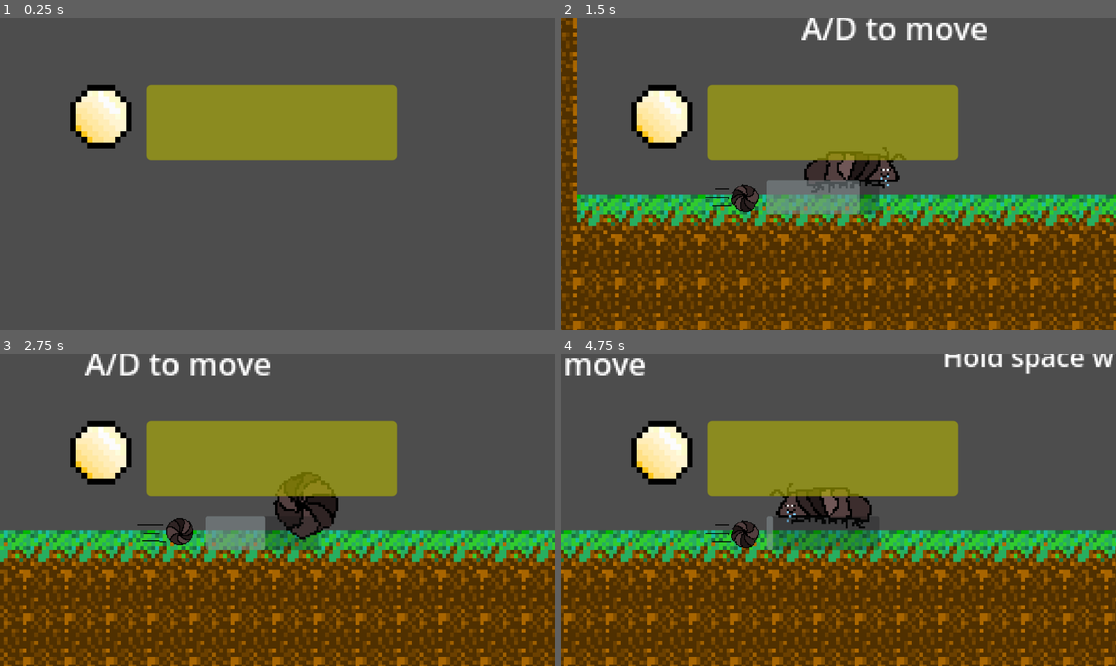
Above: before the commit, frames 1-4 (two rows, left to right).
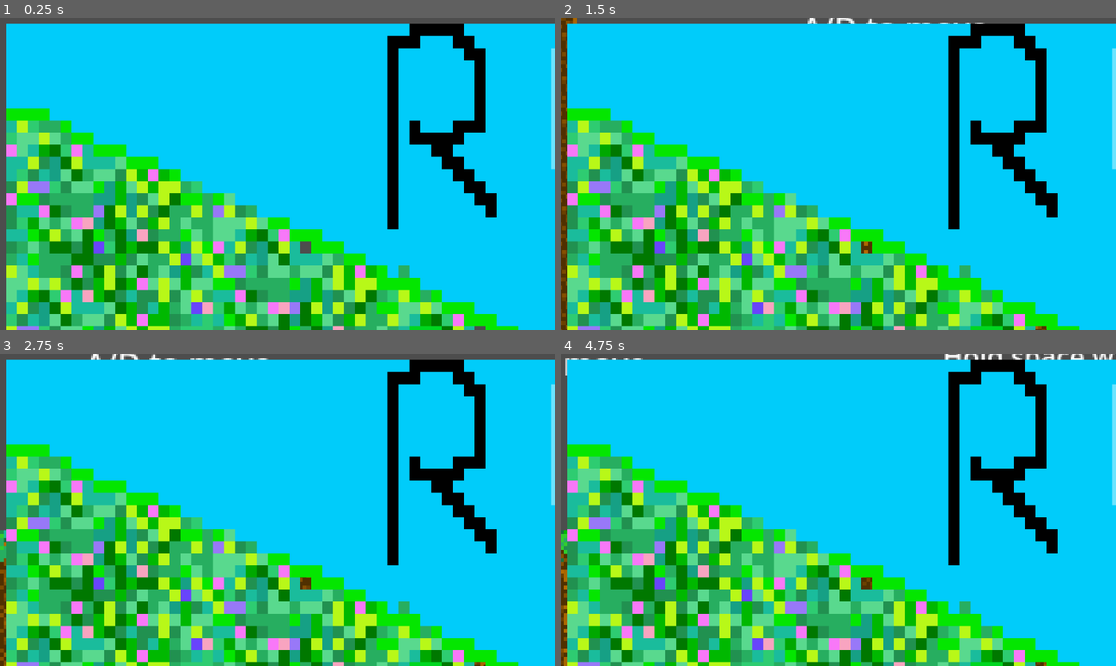
Above: after the commit, the same moments.

Repository: nbbbbbbbnbnbn/HK-Haven-Club-Project
Game: Godot game, scene res://Scene/main.tscn
Same seed, same stepped clock (60 frames per second), same inputs: the game is played once before the commit and once after it.
Inputs (mouse positions are in pixels of both pictures, inside the frame that each line leads up to):
- Up to frame 1 (0.25 s): no input
- Up to frame 2 (1.5 s): move the mouse to (960, 158) at 0.52 s; hold Space (curl) 0.53-1.28 s; hold D (move_right) from 0.53 s (still down); click (960, 158) at 0.67 s; tap Up (ui_up) at 0.77 s; move the mouse to (727, 189) at 1.27 s; tap Space (curl) at 1.35 s
- Up to frame 3 (2.75 s): tap Up (ui_up) at 1.52 s; move the mouse to (333, 441) at 2.02 s; release D (move_right) at 2.03 s; hold A (move_left) from 2.03 s (still down); hold Space (curl) from 2.03 s (still down)
- Up to frame 4 (4.75 s): move the mouse to (810, 572) at 2.77 s; release A (move_left) at 2.78 s; release Space (curl) at 2.78 s; hold D (move_right) 2.78-4.28 s; tap Space (curl) at 2.85, 4.35 s; click (810, 572) at 2.92 s; tap Up (ui_up) at 3.02, 3.77, 4.52 s; move the mouse to (1005, 556) at 3.52 s; hold Space (curl) 3.53-4.28 s; move the mouse to (672, 463) at 4.27 s; hold A (move_left) from 4.28 s (still down)

The runs differ from the first frame. In frame 1, 97% of the frame differs, in the area x 1-100%, y 1-100%; in frame 2, 97%; in frame 3, 97%; in frame 4, 97%.

Commit message:
DONE WITH GAME :D

Diff:
--- a/hk-haven-club/Scene/main.gd
+++ b/hk-haven-club/Scene/main.gd
@@ -3,13 +3,16 @@
 # Preload your enemy scene so we can spawn copies of it
 @export var enemy_scene: PackedScene = preload("res://Scene/enemy.tscn")
 
+@onready var player = $Player
 @onready var timer: Timer = $SpawnTimer
 @onready var first4Enemy: = 0
+@onready var menu = $CanvasLayer/Menu
 
 func _ready() -> void:
 	# Randomize the random number generator seed
 	randomize()
 	start_spawn_timer()
+	menu.visible = true
 
 
 func start_spawn_timer() -> void:
@@ -49,3 +52,7 @@
 
 	# Add the ant as a child of the Main scene
 	get_tree().current_scene.add_child(ant)
+
+
+func _on_button_button_down() -> void:
+	menu.visible = false
--- a/hk-haven-club/Scene/main.tscn
+++ b/hk-haven-club/Scene/main.tscn
@@ -9,6 +9,7 @@
 [ext_resource type="Texture2D" uid="uid://086gd681um11" path="res://Assets/roly_poly_cooldown_animation.png" id="6_75buv"]
 [ext_resource type="Texture2D" uid="uid://bir8r7gp100mg" path="res://Assets/jumpscare.png" id="6_c2iwn"]
 [ext_resource type="Script" uid="uid://ctxl3hagmcv61" path="res://Scene/animated_sprite_2d.gd" id="7_c2iwn"]
+[ext_resource type="Texture2D" uid="uid://o7nsh1rrtnh4" path="res://Assets/spritepaint-12.png" id="9_3pt4j"]
 
 [sub_resource type="TileSetAtlasSource" id="TileSetAtlasSource_r34rm"]
 texture = ExtResource("2_sblpm")
@@ -200,49 +201,49 @@
 [sub_resource type="SpriteFrames" id="SpriteFrames_t372l"]
 animations = [{
 "frames": [{
-"duration": 1.0,
+"duration": 0.5,
 "texture": SubResource("AtlasTexture_hspdg")
 }, {
-"duration": 1.0,
+"duration": 0.5,
 "texture": SubResource("AtlasTexture_j63at")
 }, {
-"duration": 1.0,
+"duration": 0.5,
 "texture": SubResource("AtlasTexture_6njx3")
 }, {
-"duration": 1.0,
+"duration": 0.5,
 "texture": SubResource("AtlasTexture_0y2cb")
 }, {
-"duration": 1.0,
+"duration": 0.5,
 "texture": SubResource("AtlasTexture_2ix4a")
 }, {
-"duration": 1.0,
+"duration": 0.5,
 "texture": SubResource("AtlasTexture_p2wc2")
 }, {
-"duration": 1.0,
+"duration": 0.5,
 "texture": SubResource("AtlasTexture_jbas8")
 }, {
-"duration": 1.0,
+"duration": 0.5,
 "texture": SubResource("AtlasTexture_p4j74")
 }, {
-"duration": 1.0,
+"duration": 0.5,
 "texture": SubResource("AtlasTexture_hiice")
 }, {
-"duration": 1.0,
+"duration": 0.5,
 "texture": SubResource("AtlasTexture_sor6r")
 }, {
-"duration": 1.0,
+"duration": 0.5,
 "texture": SubResource("AtlasTexture_pqe63")
 }, {
-"duration": 1.0,
+"duration": 0.5,
 "texture": SubResource("AtlasTexture_aam5o")
 }, {
-"duration": 1.0,
+"duration": 0.5,
 "texture": SubResource("AtlasTexture_nyb1q")
 }, {
-"duration": 1.0,
+"duration": 0.5,
 "texture": SubResource("AtlasTexture_xw8bv")
 }, {
-"duration": 1.0,
+"duration": 0.5,
 "texture": SubResource("AtlasTexture_wimqa")
 }],
 "loop": true,
@@ -330,6 +331,7 @@
 texture = ExtResource("5_3amdw")
 
 [node name="Game over screen" type="Control" parent="CanvasLayer/Control"]
+visible = false
 z_index = 4
 anchors_preset = 0
 offset_right = 40.0
@@ -355,6 +357,7 @@
 position = Vector2(1483, 744.00006)
 scale = Vector2(23.043776, 23.043776)
 sprite_frames = SubResource("SpriteFrames_t372l")
+frame_progress = 0.9258681
 script = ExtResource("7_c2iwn")
 
 [node name="Cooldown node" type="Control" parent="CanvasLayer/Control"]
@@ -394,6 +397,28 @@
 
 have fun"
 
+[node name="Menu" type="Control" parent="CanvasLayer"]
+layout_mode = 3
+anchors_preset = 0
+offset_right = 40.0
+offset_bottom = 40.0
+
+[node name="Menu background" type="Sprite2D" parent="CanvasLayer/Menu"]
+z_index = 14
+position = Vector2(1460.3431, 815.67145)
+scale = Vector2(22.61964, 25.104012)
+texture = ExtResource("9_3pt4j")
+
+[node name="Button" type="Button" parent="CanvasLayer/Menu"]
+z_index = 18
+layout_mode = 0
+offset_left = 1229.9999
+offset_top = 754.99994
+offset_right = 1277.9999
+offset_bottom = 785.99994
+scale = Vector2(7.715522, 7.715522)
+text = "Play"
+
 [node name="Sugar Cubes" parent="." instance=ExtResource("6_1xcnr")]
 position = Vector2(-709, 3207)
 scale = Vector2(7.3184314, 7.3184314)
@@ -454,3 +479,4 @@
 and constantly drains"
 
 [connection signal="timeout" from="SpawnTimer" to="." method="_on_spawn_timer_timeout"]
+[connection signal="button_down" from="CanvasLayer/Menu/Button" to="." method="_on_button_button_down"]
Binary file added: hk-haven-club/Assets/Screenshot 2026-11-15 at 2.22.13 PM.png
Not shown, added: hk-haven-club/Assets/Screenshot 2026-11-15 at 2.22.13 PM.png.import
Binary file added: hk-haven-club/Assets/spritepaint-12.png
Not shown, added: hk-haven-club/Assets/spritepaint-12.png.import
Not shown: 1 places in hk-haven-club/Scene/main.tscn that only renumber resources
Not shown, added: hk-haven-club/export_presets.cfg
